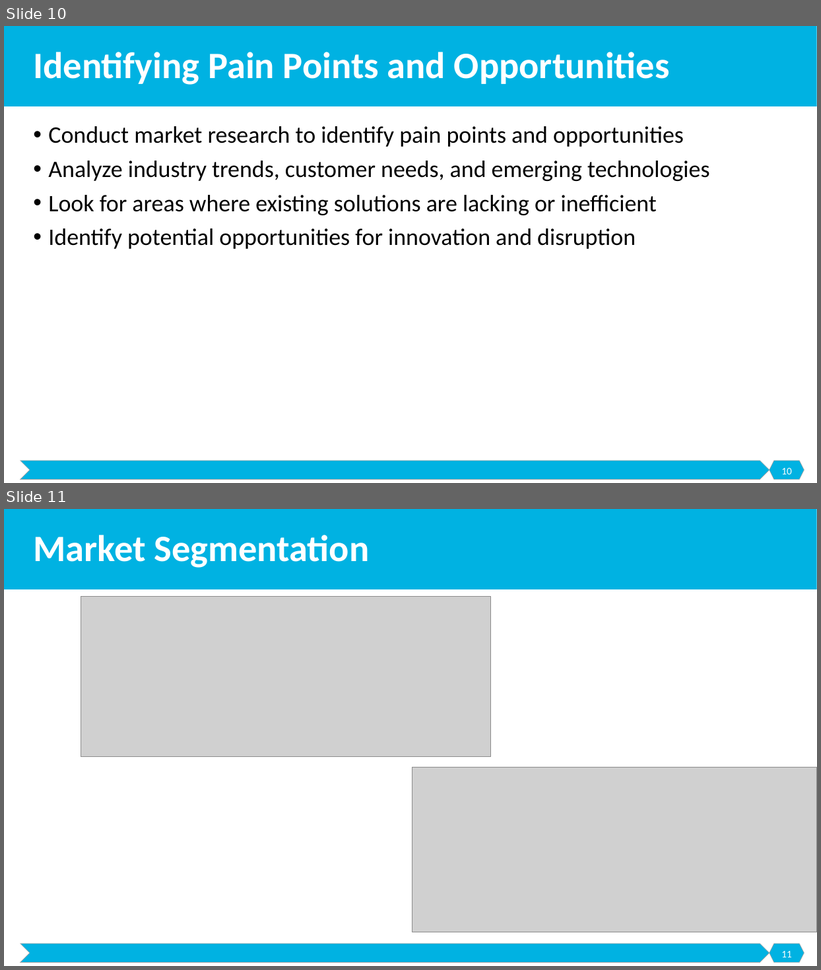
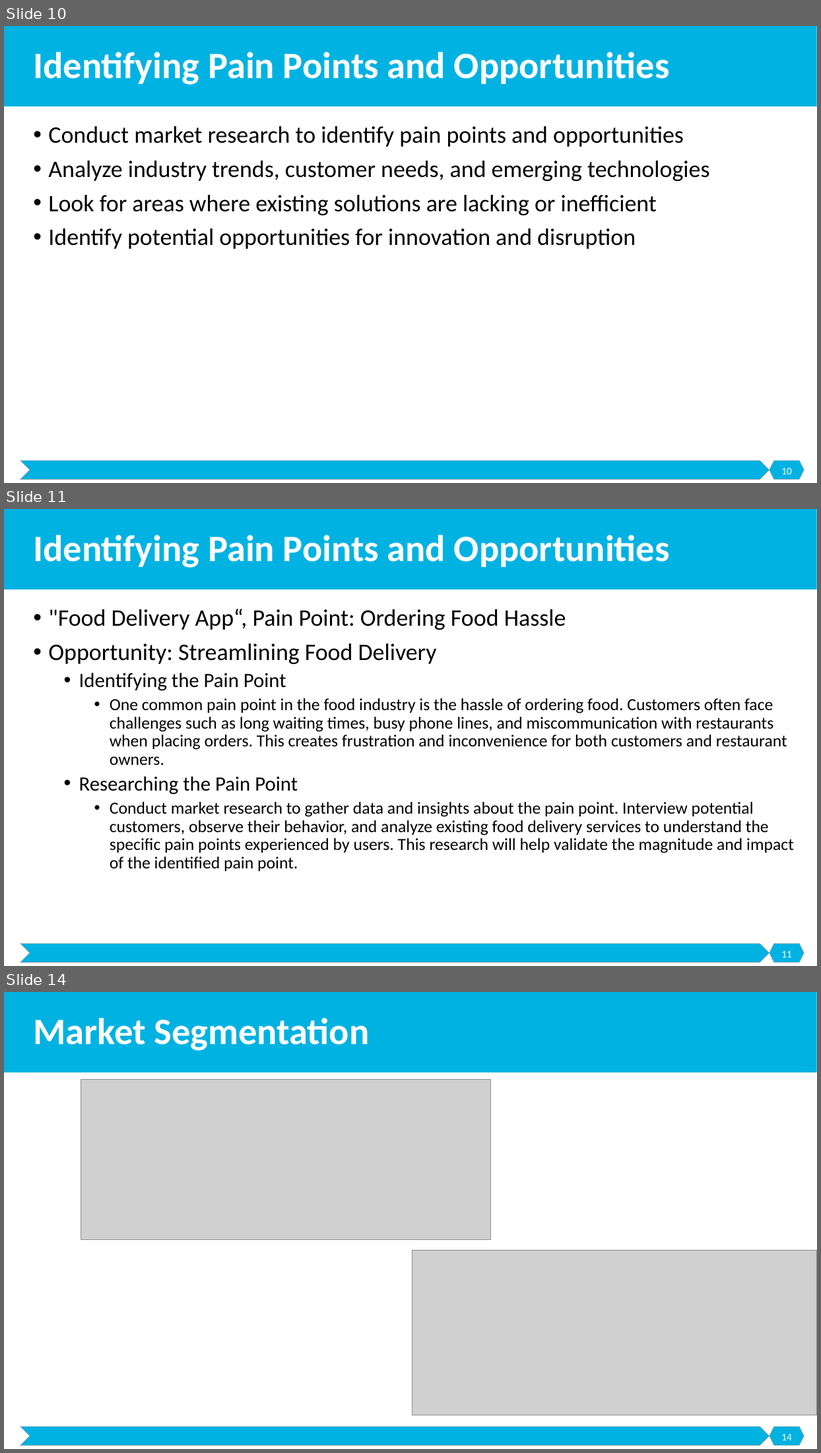
Before and after one commit to malenezi/malenezi, a slide deck: SE495/Lectures/3-Ideation and Design/Ideation and Design.pptx. Shown one above the other, each under a label of ours: slides 10 and 11 before the commit, slides 10, 11 and 14 after it; the slides between them are not shown. The pictures are 821x970 and 821x1453 pixels, drawn with LibreOffice and Linux fonts; fonts in the diff are those of the drawing; grey boxes stand for pictures. Boxes give left, top, right and bottom in pixels: in the first picture for what was removed or moved away, otherwise in the second. Text is boxed around its words. In the diff, an @@ line names an element or a change of style, - is before the commit and + after.

```diff
--- a/SE495/Lectures/3-Ideation and Design/Ideation and Design.pptx
+++ b/SE495/Lectures/3-Ideation and Design/Ideation and Design.pptx
@@ slide 11 added at [4,509,817,966], background #FFFFFF; not listed: 3 template elements that a slide beside it also shows @@
@@ title added at [33,535,670,568], 44 pt, text #FFFFFF, bold @@
+Identifying Pain Points and Opportunities
@@ text added at [48,609,794,871], 20 pt, text #000000 @@
+• "Food Delivery App“, Pain Point: Ordering Food Hassle
+• Opportunity: Streamlining Food Delivery
+  • Identifying the Pain Point
+    • One common pain point in the food industry is the hassle of ordering food. Customers often face challenges such as long waiting times, busy phone lines, and miscommunication with restaurants when placing orders. This creates frustration and inconvenience for both customers and restaurant owners.
+  • Researching the Pain Point
+    • Conduct market research to gather data and insights about the pain point. Interview potential customers, observe their behavior, and analyze existing food delivery services to understand the specific pain points experienced by users. This research will help validate the magnitude and impact of the identified pain point.
@@ page number added at [781,951,792,958], 12 pt, text #FFFFFF @@
+11
@@ what was slide 11 is now slide 14 @@
@@ page number at [781,1434,792,1441]: text changed @@
-11
+14
```
Also in this commit, not shown: 2 other slides added, 2 other files.
